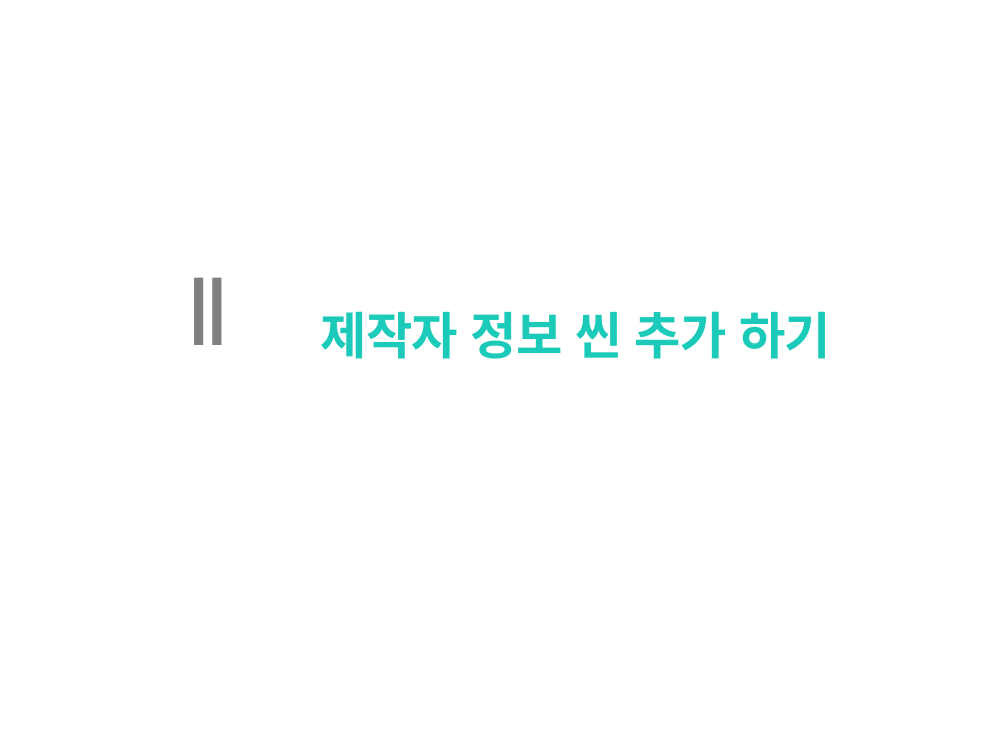
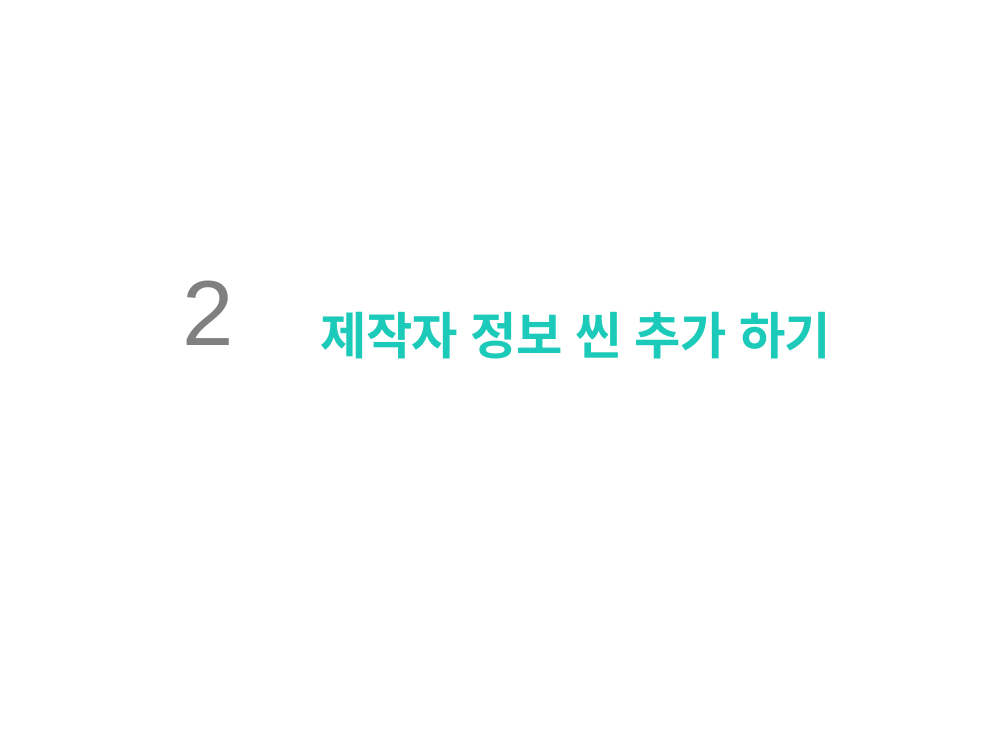
Before and after one commit to clianor/Unity-Final-Project, a slide deck: slide 22 of 기말과제.pptx. Drawn at 1008x756 pixels with LibreOffice and Linux fonts; fonts in the diff are those of the drawing; background and template pictures are left out. Boxes give left, top, right and bottom in pixels: in the first picture for what was removed or moved away, otherwise in the second. Text is boxed around its words. In the diff, an @@ line names an element or a change of style, - is before the commit and + after.

```diff
--- a/기말과제.pptx
+++ b/기말과제.pptx
@@ text at [182,280,233,345]: text changed @@
-Ⅱ
+2
```
Also in this commit, not shown: 3 other slides changed, 5 slides added, 32 other files.
